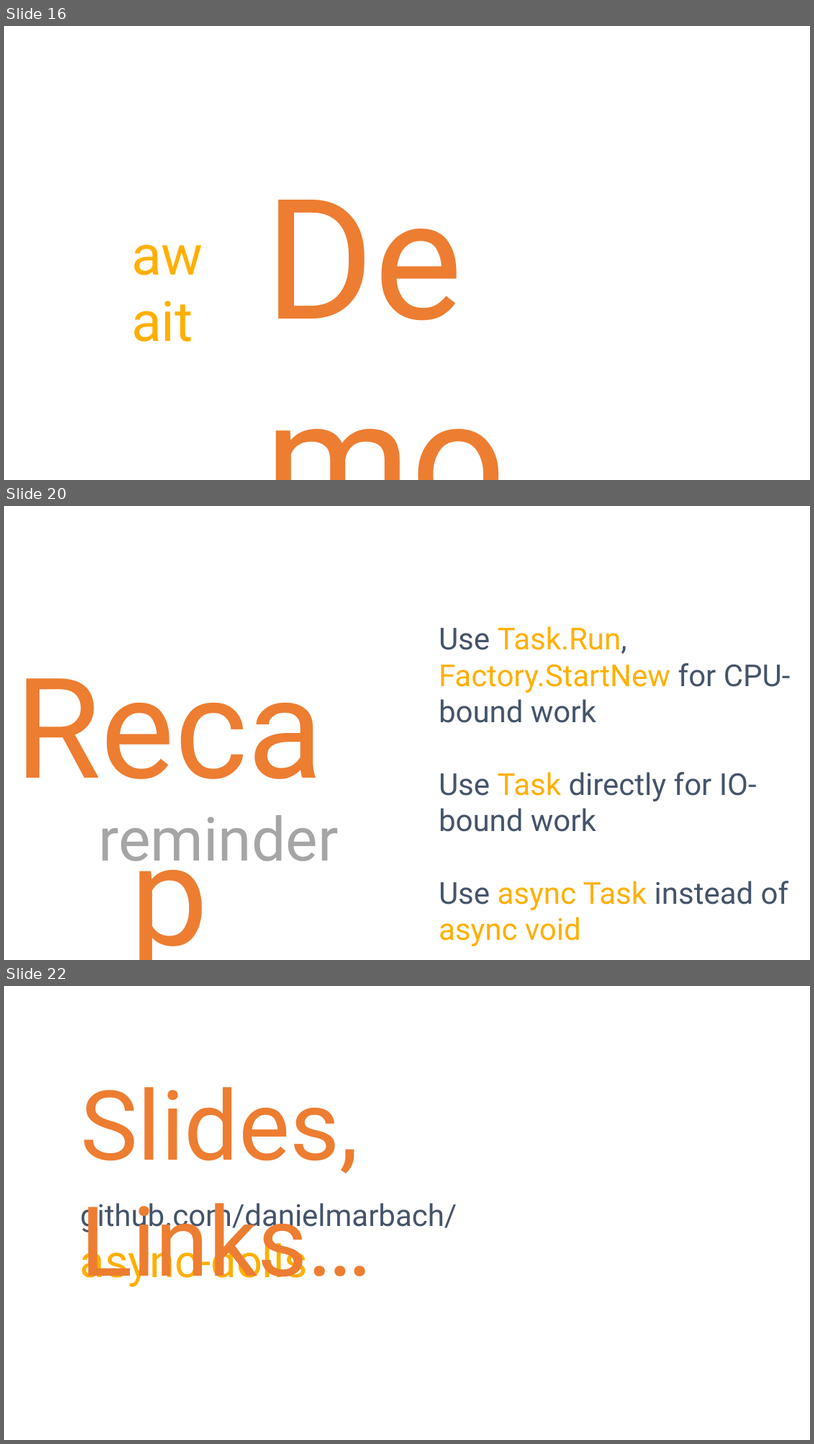
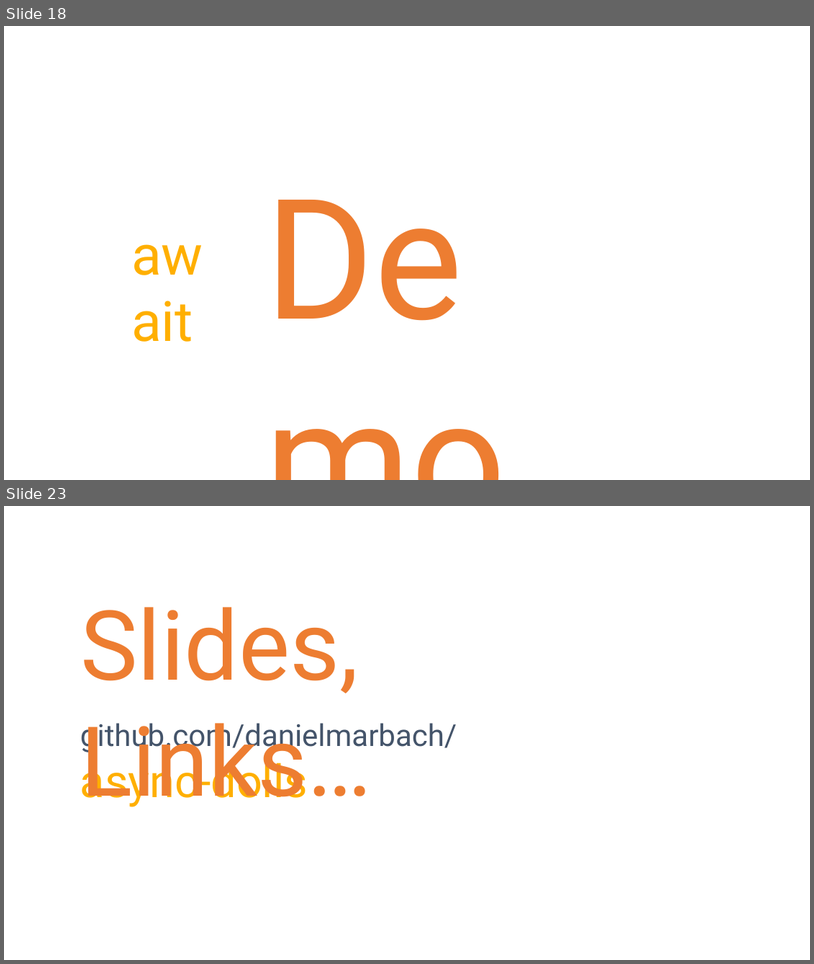
Before and after one commit to danielmarbach/async-dolls, a slide deck: presentation.pptx. Shown one above the other, each under a label of ours: slides 16, 20 and 22 before the commit, slides 18 and 23 after it; the slides between them are not shown. The pictures are 814x1444 and 814x964 pixels, drawn with LibreOffice and Linux fonts; fonts in the diff are those of the drawing. Boxes give left, top, right and bottom in pixels: in the first picture for what was removed or moved away, otherwise in the second. Text is boxed around its words. In the diff, an @@ line names an element or a change of style, - is before the commit and + after.

```diff
--- a/presentation.pptx
+++ b/presentation.pptx
@@ slide 20 removed at [4, 506, 810, 960], background #FFFFFF @@
@@ text removed at [439, 626, 791, 946] @@
-Use Task.Run, Factory.StartNew for CPU-bound work
-Use Task directly for IO-bound work
-Use async Task instead of async void
@@ text removed at [4, 636, 335, 811] @@
-Recap
@@ text removed at [99, 815, 339, 875] @@
-reminder
@@ what was slide 16 is now slide 18 @@
@@ what was slide 22 is now slide 23 @@
```
Also in this commit, not shown: 3 slides changed, 6 slides added, 4 other slides removed, 1 other file.
